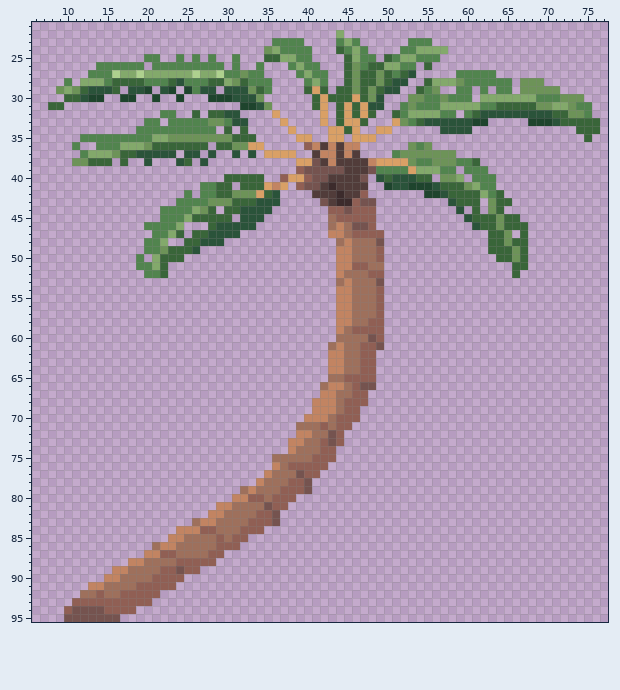
Edited in one commit: pixel-art file (Level_3_race/race sprites/Palmboom.aseprite). Above is the file before it was changed.
96x96 pixels, 1 frame. Shown: x 6..77, y 21..95.
After:
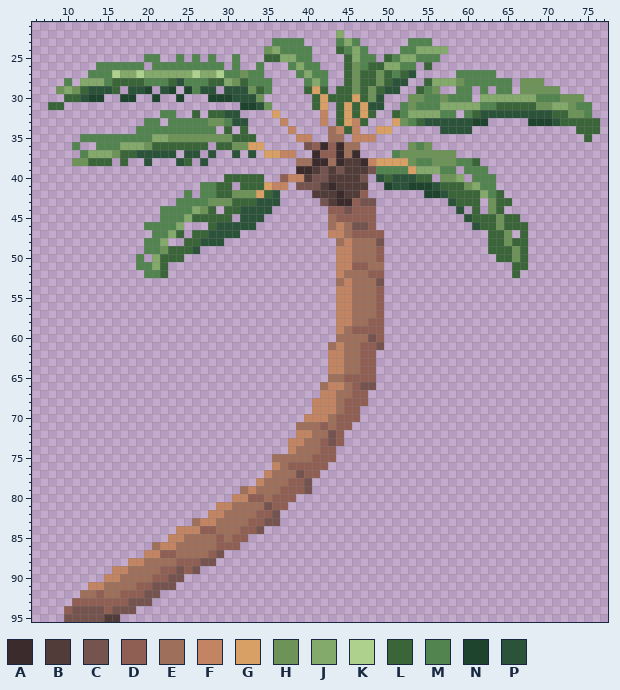
Palette (. is transparent): A #3c2b2c  B #513c3a  C #75534f  D #905f54  E #9e705c  F #c28462  G #d9a066  H #6d9358  J #83a96b  K #aed18e  L #396539  M #51844e  N #1e442d  P #2a533a
Diff:
Changed rows in their new state; - is an unchanged pixel.
first column x 37:
32 -----F------
33 F----F---F--
34 -F----EF-F--
35 --FF--EE-FFF
36 ---CDADAEE--
37 FF--ADDAEA--
38 --EEAAEA--A-
39 --AAB-B-----
40 -FFB--------
41 F-C---------
first column x 15:
83 --------------------C
84 -------------------C-
87 --------------C------
88 ------------CC-------
89 -----------C---------
90 --------CC-----------
91 ------CCC------------
92 -----CC--------------
93 ---CCC---------------
94 -CCC-----------------
95 BB-------------------
